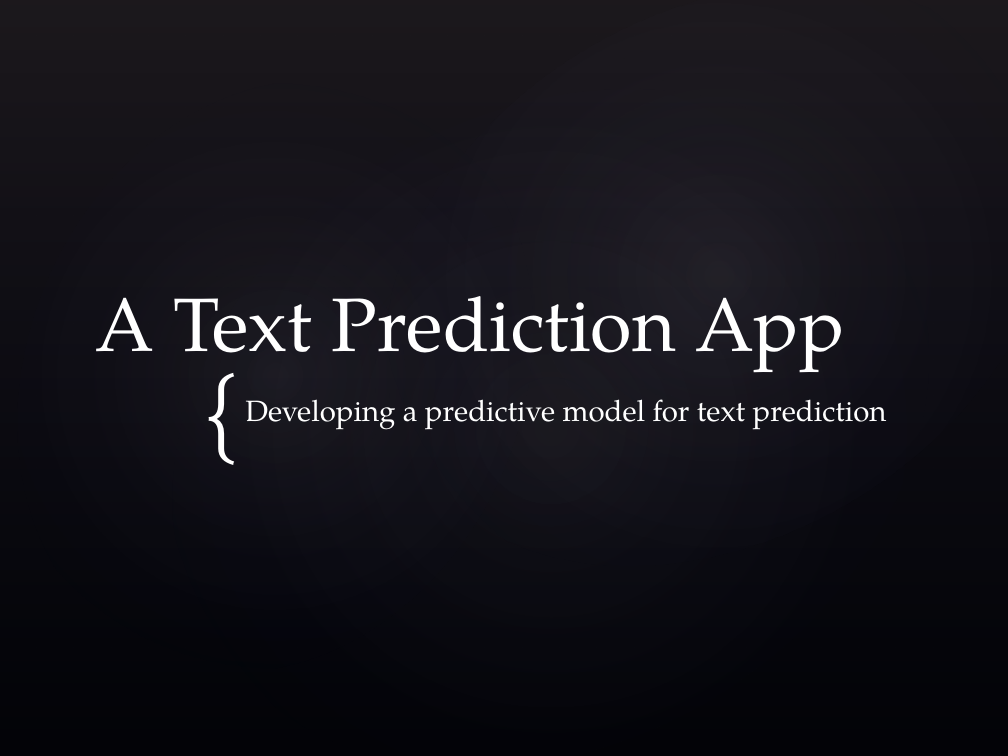
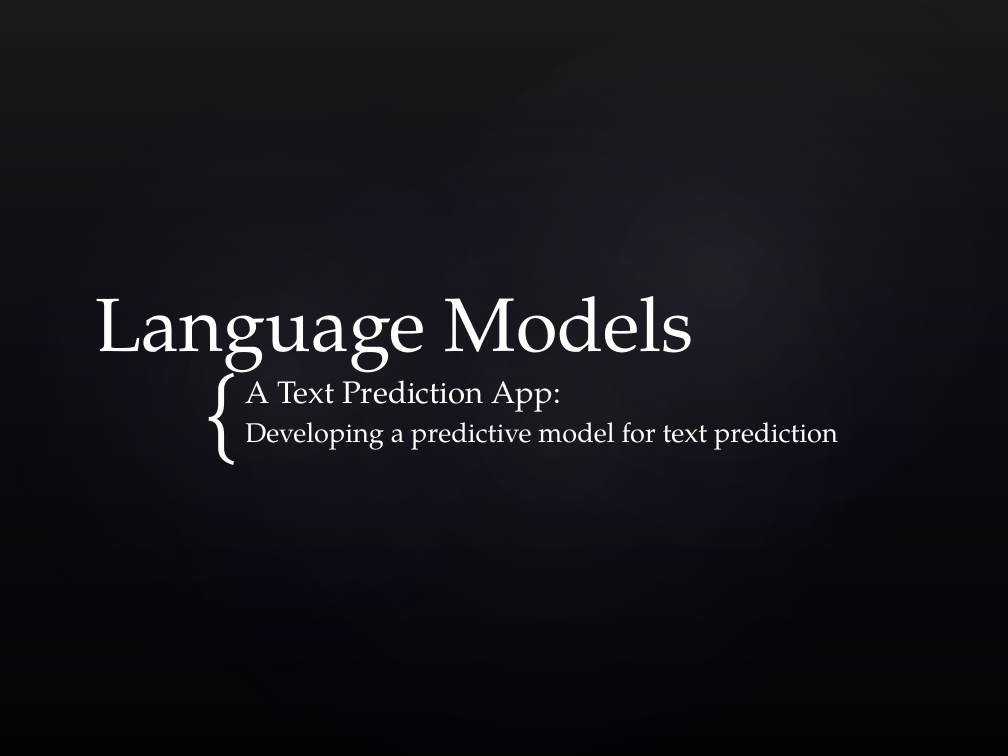
Before and after one commit to pparacch/CapstoneProjectDataScienceSpecialization, a slide deck: slide 1 of notes/lessonLearned.pptx. Drawn at 1008x756 pixels with LibreOffice and Linux fonts; fonts in the diff are those of the drawing; background and template pictures are left out. Boxes give left, top, right and bottom in pixels: in the first picture for what was removed or moved away, otherwise in the second. Text is boxed around its words. In the diff, an @@ line names an element or a change of style, - is before the commit and + after.

Commit message:
presentation for the MeetUp - wip

```diff
--- a/notes/lessonLearned.pptx
+++ b/notes/lessonLearned.pptx
@@ title at (96,296,694,379): text changed @@
-A Text Prediction App
+Language Models
@@ subtitle at (245,371,561,412): paragraph added @@
+A Text Prediction App:
@@ subtitle at (245,422,838,450): size 21 to 19.4 pt in "Developing a predictive model for text prediction" @@
```
Also in this commit, not shown: 1 other file.
